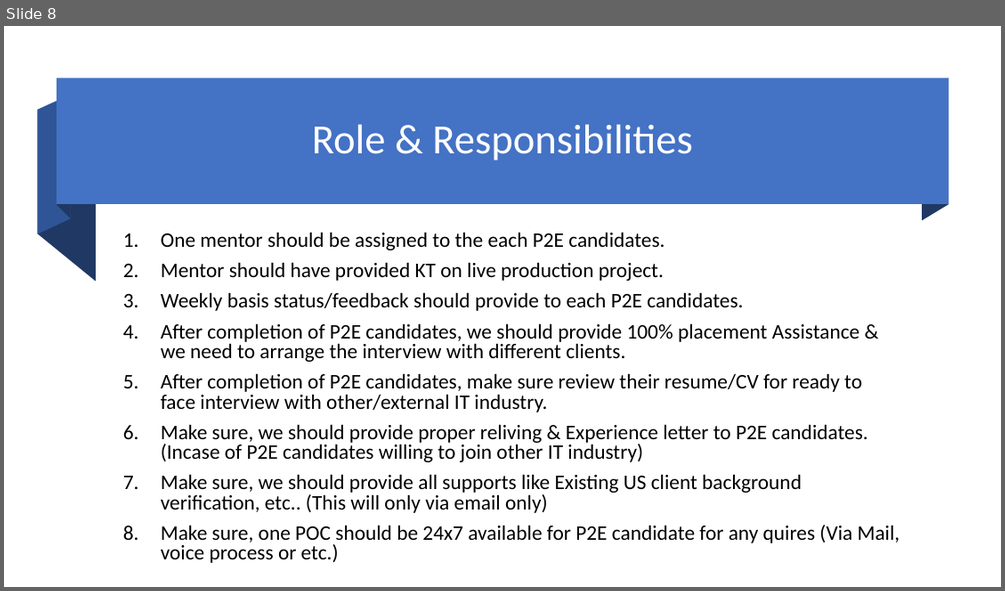
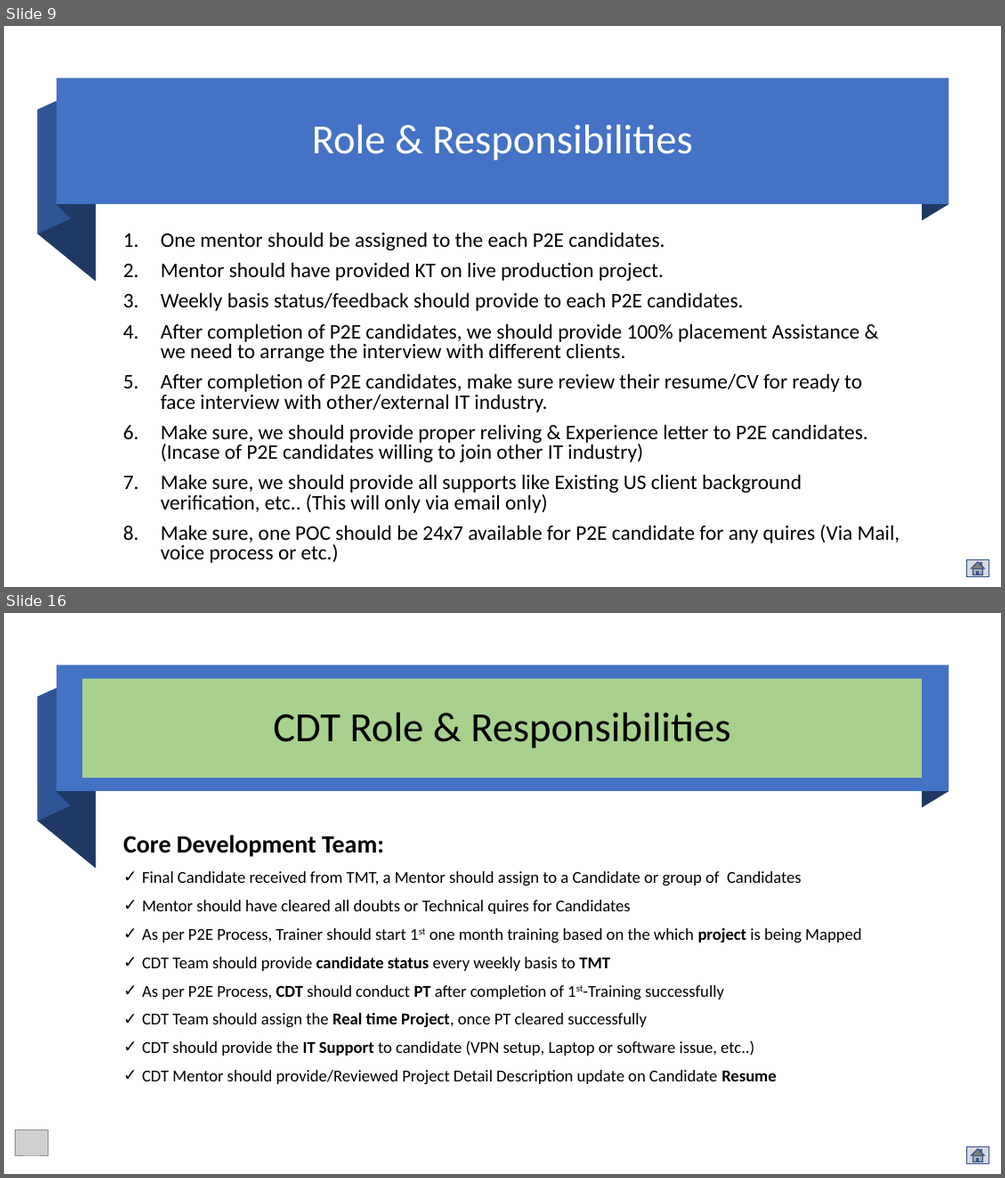
Before and after one commit to mjanwar/document, a slide deck: eTechlogix-Academic-Professional-Training-Plan.pptx. Shown one above the other, each under a label of ours: slide 8 before the commit, slides 9 and 16 after it; the slides between them are not shown. The pictures are 1005x591 and 1005x1178 pixels, drawn with LibreOffice and Linux fonts; fonts in the diff are those of the drawing; grey boxes stand for pictures. Boxes give left, top, right and bottom in pixels: in the first picture for what was removed or moved away, otherwise in the second. Text is boxed around its words. In the diff, an @@ line names an element or a change of style, - is before the commit and + after.

```diff
--- a/eTechlogix-Academic-Professional-Training-Plan.pptx
+++ b/eTechlogix-Academic-Professional-Training-Plan.pptx
@@ slide 16 added at bbox=[4, 613, 1001, 1174], background #FFFFFF @@
@@ rectangle added at bbox=[57, 666, 948, 792], fill #4472C4 @@
@@ freeform shape added at bbox=[57, 666, 71, 805], fill #203864 @@
@@ freeform shape added at bbox=[922, 666, 948, 808], fill #203864 @@
@@ freeform shape added at bbox=[38, 682, 71, 821], fill #2F5597 @@
@@ title added at bbox=[82, 679, 922, 779], fill #A9D18E, 40 pt, text #000000 @@
+CDT Role & Responsibilities
@@ freeform shape added at bbox=[38, 697, 96, 868], fill #203864 @@
@@ text added at bbox=[123, 835, 861, 1084], 16 pt, text #000000 @@
+Core Development Team:
+✓ Final Candidate received from TMT, a Mentor should assign to a Candidate or group of Candidates
+✓ Mentor should have cleared all doubts or Technical quires for Candidates
+✓ As per P2E Process, Trainer should start 1st one month training based on the which project is being Mapped
+✓ CDT Team should provide candidate status every weekly basis to TMT
+✓ As per P2E Process, CDT should conduct PT after completion of 1st-Training successfully
+✓ CDT Team should assign the Real time Project, once PT cleared successfully
+✓ CDT should provide the IT Support to candidate (VPN setup, Laptop or software issue, etc..)
+✓ CDT Mentor should provide/Reviewed Project Detail Description update on Candidate Resume
@@ picture added at bbox=[16, 1130, 48, 1155] @@
@@ action button home added at bbox=[967, 1147, 989, 1164], fill #D9D9D9, outline #325491 1 pt @@
@@ what was slide 8 is now slide 9 @@
@@ slide 9 changed as well @@
@@ action button home added at bbox=[967, 560, 989, 577], fill #D9D9D9, outline #325491 1 pt @@
```
Also in this commit, not shown: 9 other slides changed, 10 other slides added.
